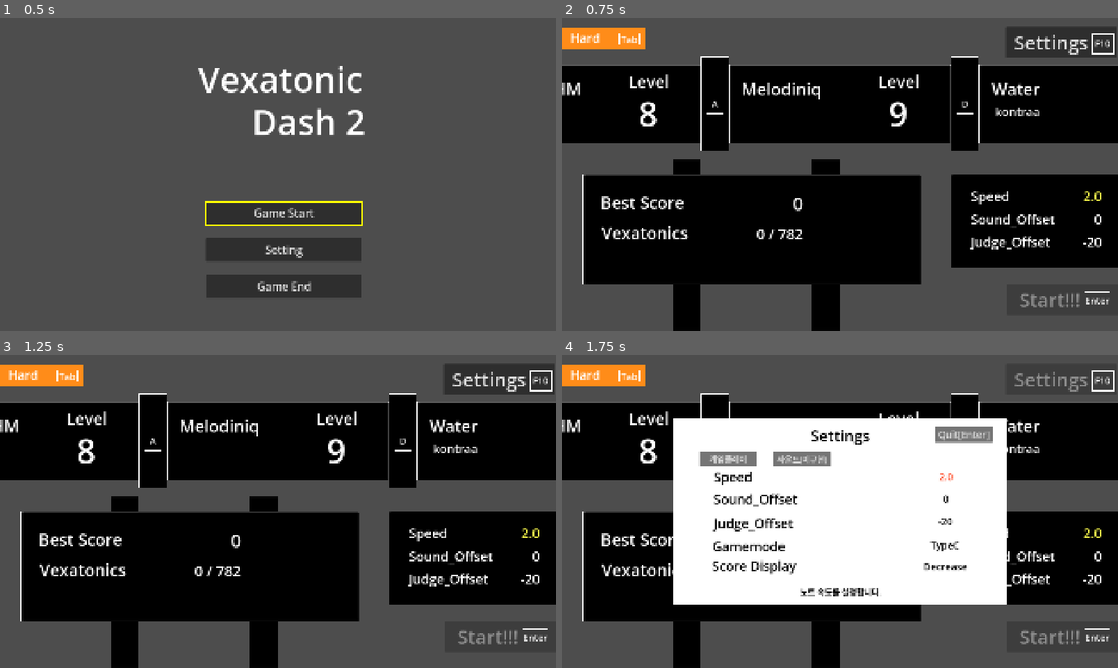
Above: before the commit, frames 1-4 (two rows, left to right).
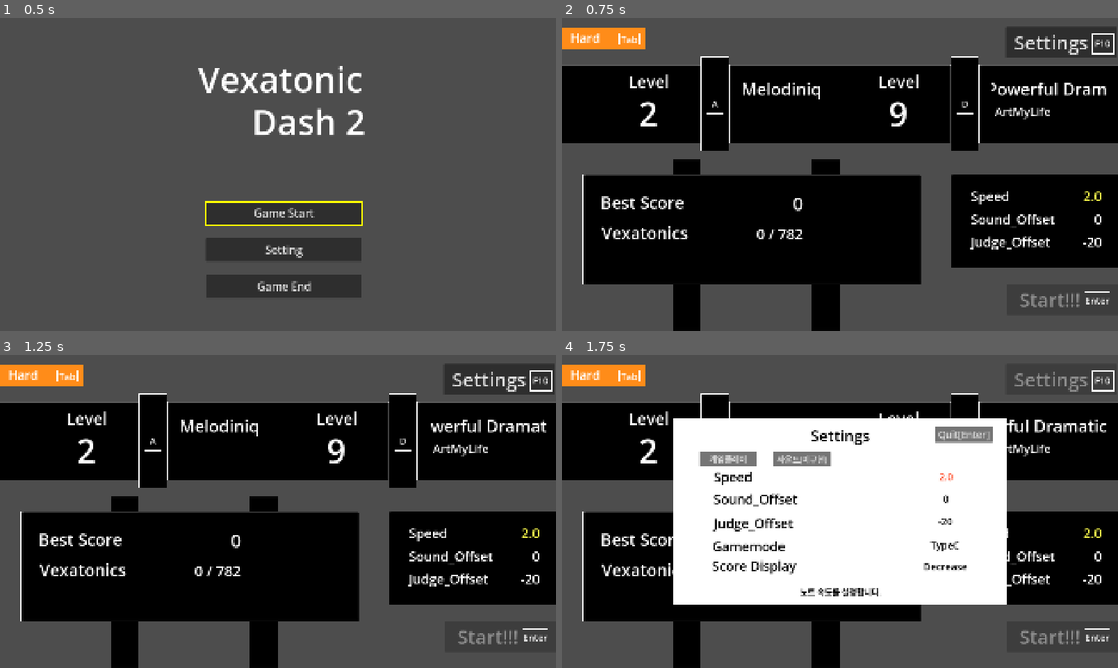
Above: after the commit, the same moments.

Repository: junu192857/Vexatonic-dash-2
Game: Godot game, scene res://Scenes/MainMenu.tscn
Same seed, same stepped clock (60 frames per second), same inputs: the game is played once before the commit and once after it.
Inputs:
- Up to frame 1 (0.5 s): no input
- Up to frame 2 (0.75 s): click "Game Start" at 0.5 s
- Up to frame 3 (1.25 s): no input
- Up to frame 4 (1.75 s): click "Settings" at 1.25 s

Frame 1 is identical in both runs. In frame 2, 0.9% of the frame differs, in the area x 0-98%, y 20-35%; in frame 3, 0.9%; in frame 4, 0.8%.

Commit message:
이제 Index에 있는 채보만 보이도록 수정함

Diff:
--- a/vexatonic-dash-2/Scripts/SelectSong/SelectManager.gd
+++ b/vexatonic-dash-2/Scripts/SelectSong/SelectManager.gd
@@ -93,20 +93,18 @@
 		f.store_buffer(data)
 
 func _scan_charts():
-	var dir = DirAccess.open(CHARTS_DIR)
-	if dir == null:
-		push_error("Cannot open Charts directory")
-		return
-	dir.list_dir_begin()
-	var folder = dir.get_next()
-	while folder != "":
-		if dir.current_is_dir():
-			var metadata = LevelMetaData.new()
-			ChartParser.parse_metadata(CHARTS_DIR + "/" + folder, metadata)
-			if metadata.name != "":
-				song_list.append(metadata)
-		folder = dir.get_next()
-	dir.list_dir_end()
+	var index_file = FileAccess.open("res://Charts/index.txt", FileAccess.READ)
+	if index_file == null:
+		push_error("Cannot open res://Charts/index.txt")
+		return
+	while not index_file.eof_reached():
+		var folder = index_file.get_line().strip_edges()
+		if folder.is_empty():
+			continue
+		var metadata = LevelMetaData.new()
+		ChartParser.parse_metadata(CHARTS_DIR + "/" + folder, metadata)
+		if metadata.name != "":
+			song_list.append(metadata)
 
 func _get_metadata(offset: int) -> LevelMetaData:
 	var size = song_list.size()
